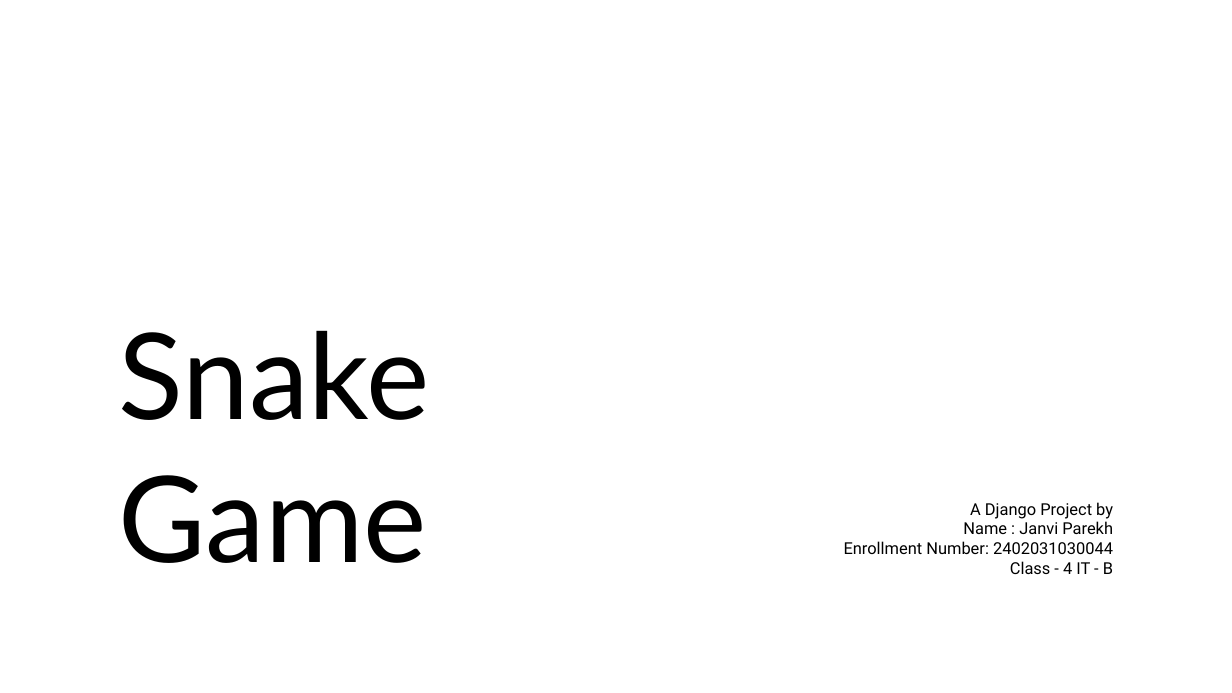
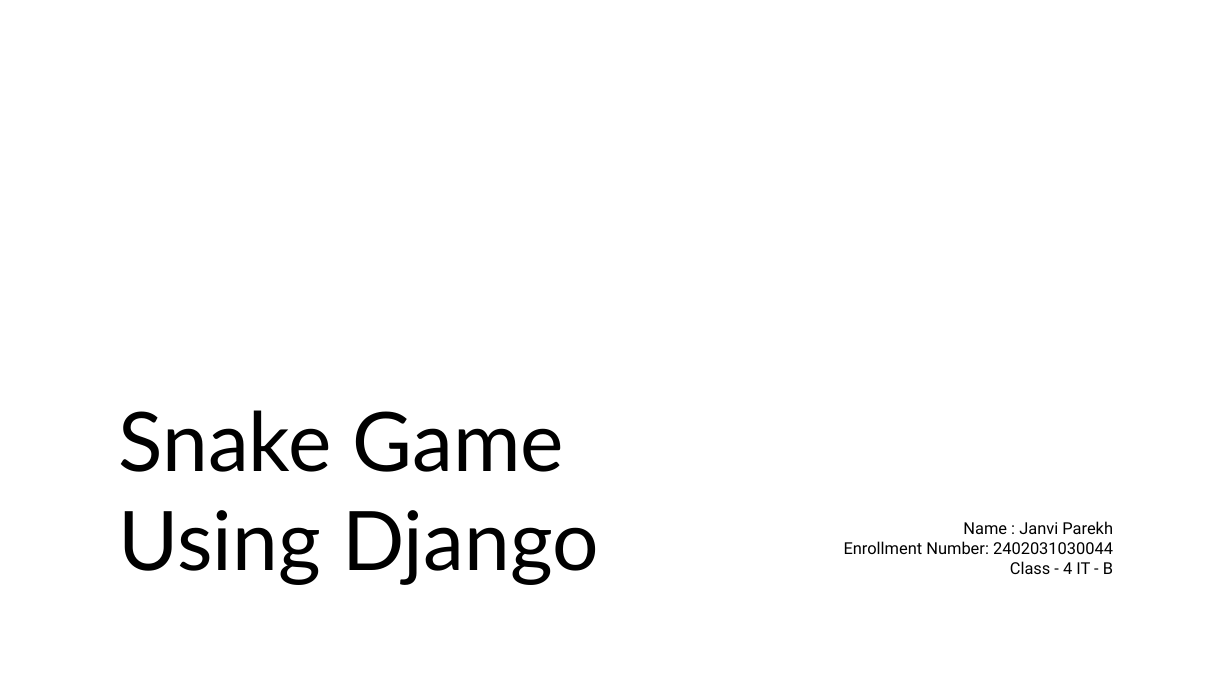
Before and after one commit to janvi2101/python-assignment, a slide deck: slide 1 of Snake-Game-PPT.pptx. Drawn at 1232x693 pixels with LibreOffice and Linux fonts; fonts in the diff are those of the drawing; background and template pictures are left out. Boxes give left, top, right and bottom in pixels: in the first picture for what was removed or moved away, otherwise in the second. Text is boxed around its words. In the diff, an @@ line names an element or a change of style, - is before the commit and + after.

```diff
--- a/Snake-Game-PPT.pptx
+++ b/Snake-Game-PPT.pptx
@@ title at (119, 410, 599, 585): text changed; size 70 to 48 pt @@
-Snake Game
+Snake Game Using Django
@@ subtitle "Name : Janvi Parekh": place and size @@
-subtitle "Name : Janvi Parekh" at (844, 502, 1113, 574)
+subtitle "Name : Janvi Parekh" at (844, 521, 1113, 574)
@@ subtitle at (970, 502, 1113, 519): paragraph removed @@
-A Django Project by
```
Also in this commit, not shown: 1 other file.
